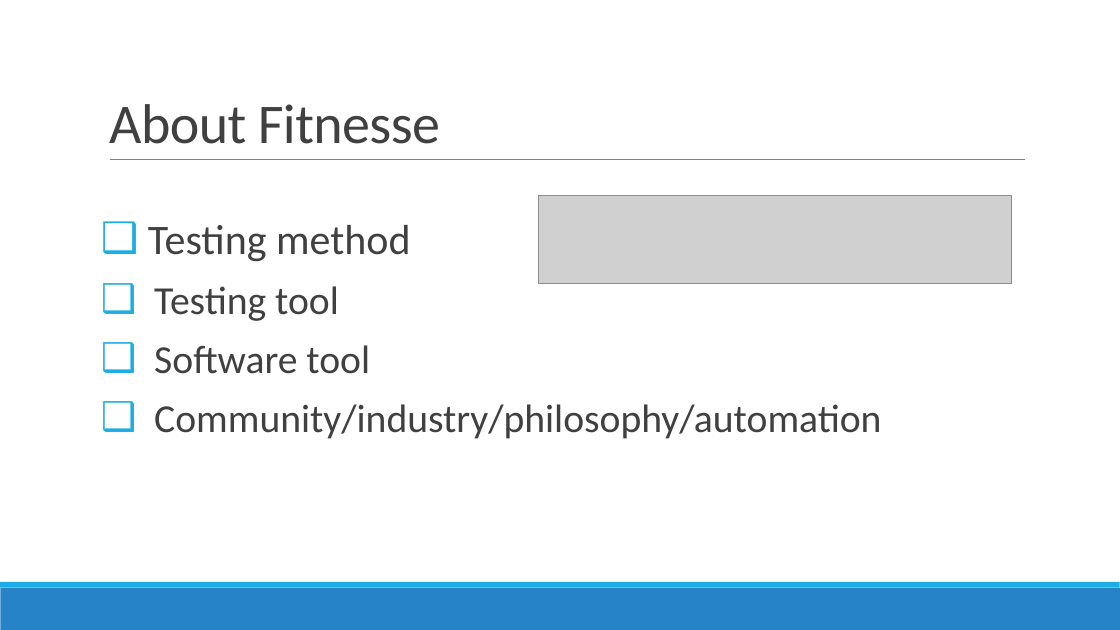
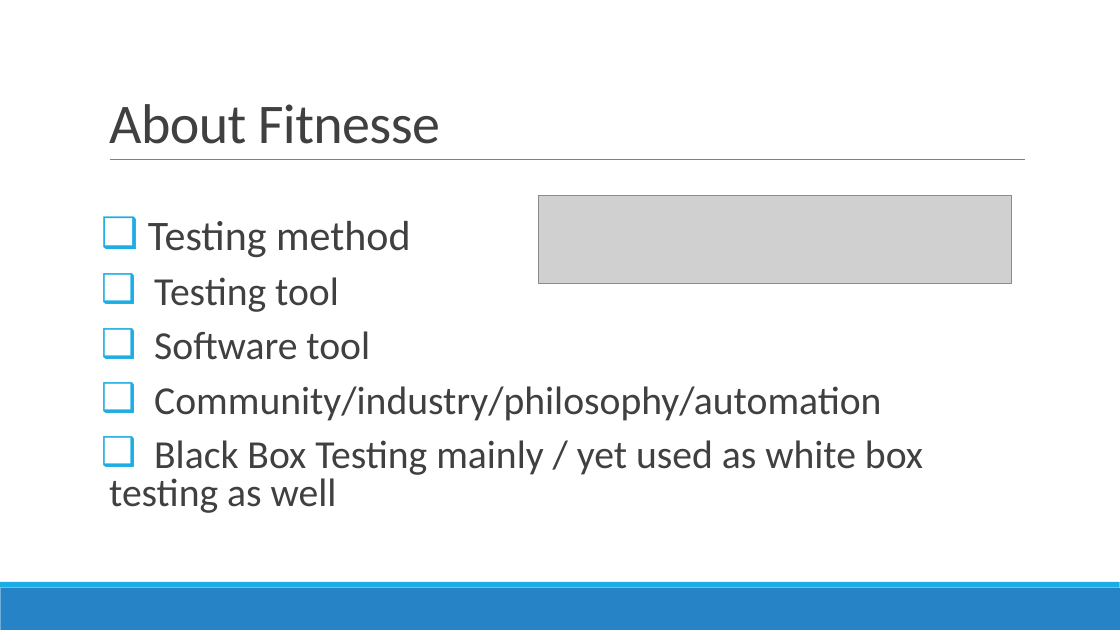
Before and after one commit to atrifan/shield_training, a slide deck: slide 3 of Java Training – Part 2.pptx. Drawn at 1120x630 pixels with LibreOffice and Linux fonts; fonts in the diff are those of the drawing; grey boxes stand for pictures. Boxes give left, top, right and bottom in pixels: in the first picture for what was removed or moved away, otherwise in the second. Text is boxed around its words. In the diff, an @@ line names an element or a change of style, - is before the commit and + after.

Commit message:
presentation done

```diff
--- a/Java Training – Part 2.pptx
+++ b/Java Training – Part 2.pptx
@@ text at [148,221,881,421]: line spacing 0.9 to 0.8 @@
@@ text at [109,440,923,513]: paragraph added @@
+❑ Black Box Testing mainly / yet used as white box testing as well
```
